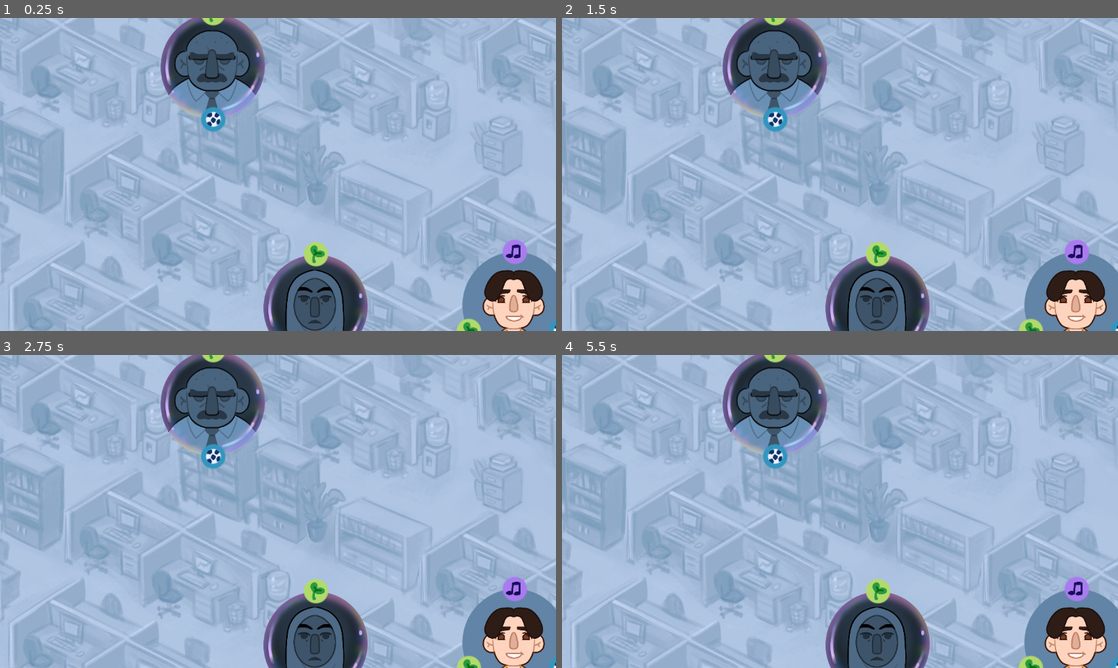
Above: before the commit, frames 1-4 (two rows, left to right).
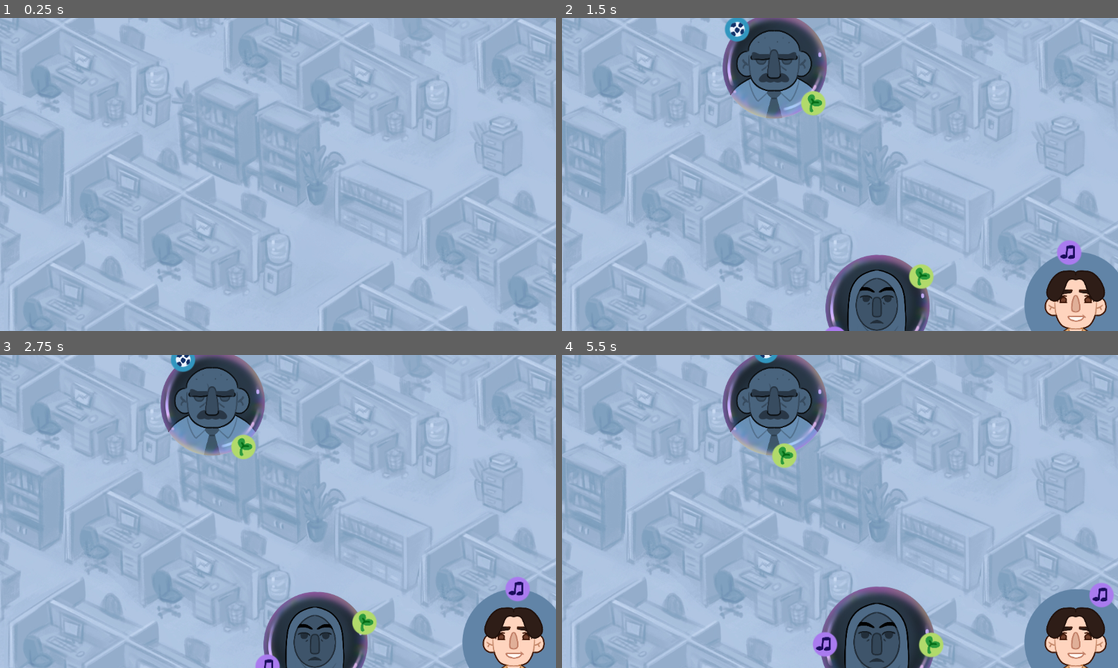
Above: after the commit, the same moments.

Repository: Andru7428/Teambuilding
Game: Godot game, scene res://main.tscn
Same seed, same stepped clock (60 frames per second), same inputs: the game is played once before the commit and once after it.
Inputs (mouse positions are in pixels of both pictures, inside the frame that each line leads up to):
- Up to frame 1 (0.25 s): no input
- Up to frame 2 (1.5 s): move the mouse to (1079, 305) at 0.52 s; press the mouse at (1079, 305) at 0.53 s; move the mouse to (1079, 305) at 1.27 s; release the mouse at (1079, 305) at 1.28 s; click (1079, 305) at 1.35 s
- Up to frame 3 (2.75 s): move the mouse to (517, 589) at 2.02 s; press the mouse at (517, 589) at 2.03 s
- Up to frame 4 (5.5 s): move the mouse to (773, 401) at 2.77 s; release the mouse at (773, 401) at 2.78 s; click (773, 401) at 2.85 s; press the mouse at (773, 401) at 3.53 s; move the mouse to (773, 455) at 4.27 s; release the mouse at (773, 455) at 4.28 s; click (773, 455) at 4.35 s; move the mouse to (878, 642) at 5.02 s; press the mouse at (878, 642) at 5.03 s

The runs differ from the first frame. In frame 1, 13% of the frame differs, in the area x 28-100%, y 0-100%; in frame 2, 2.0%; in frame 3, 1.9%; in frame 4, 3.9%.

Commit message:
Добавлены этапе

Diff:
--- a/bubbles/stage_1/bubble_1.tres
+++ b/bubbles/stage_1/bubble_1.tres
@@ -6,11 +6,10 @@
 [ext_resource type="Resource" uid="uid://kto7fn6m8nav" path="res://interests/music.tres" id="3_6jqj4"]
 [ext_resource type="Resource" uid="uid://cmnj6n0thkrdw" path="res://interests/sport.tres" id="4_w4i57"]
 [ext_resource type="Script" path="res://custom_resources/bubble_data.gd" id="5_ecpy2"]
-[ext_resource type="Resource" uid="uid://btgjfoki7boxa" path="res://interests/plants.tres" id="5_fqdto"]
 
 [resource]
 script = ExtResource("5_ecpy2")
 art_sad = ExtResource("2_ptvki")
 art_happy = ExtResource("1_a0h68")
-interests = Array[ExtResource("1_q4tfh")]([ExtResource("3_6jqj4"), ExtResource("4_w4i57"), ExtResource("5_fqdto")])
+interests = Array[ExtResource("1_q4tfh")]([ExtResource("3_6jqj4"), ExtResource("4_w4i57")])
 main = true
--- a/interests/music.tres
+++ b/interests/music.tres
@@ -5,5 +5,4 @@
 
 [resource]
 script = ExtResource("2_ojfo2")
-id = 0
 art = ExtResource("1_p46pb")
--- a/interests/plants.tres
+++ b/interests/plants.tres
@@ -5,5 +5,4 @@
 
 [resource]
 script = ExtResource("2_6ju5x")
-id = 0
 art = ExtResource("1_fet02")
--- a/main.gd
+++ b/main.gd
@@ -34,6 +34,7 @@
 				targeted_bubble.dragging = true
 				dragged_bubble = targeted_bubble
 				current_state = States.DRAGGING
+				$StartDragging.play()
 
 
 	if event.is_action_released("left_mouse"):
--- a/main.tscn
+++ b/main.tscn
@@ -6,8 +6,13 @@
 [ext_resource type="PackedScene" uid="uid://dggbo8v7of0vs" path="res://scenes/connection_line/connection_line.tscn" id="3_jey7f"]
 [ext_resource type="Script" path="res://custom_resources/stage.gd" id="4_x8dlc"]
 [ext_resource type="Resource" uid="uid://dj58b7oyiuxsc" path="res://stages/stage_1.tres" id="5_mafwm"]
+[ext_resource type="Resource" uid="uid://bp7rgwbkxdkx1" path="res://stages/stage_2.tres" id="6_c6ylm"]
+[ext_resource type="Resource" uid="uid://dnwl5gh1ll0nd" path="res://stages/stage_3.tres" id="7_aflnx"]
+[ext_resource type="Resource" uid="uid://b485p8ecno3ke" path="res://stages/stage_4.tres" id="8_sh0hu"]
 [ext_resource type="Texture2D" uid="uid://bcr4jm52d4y7s" path="res://assets/UI/Иконка_телефона_для_обучения(1).png" id="9_3o2cu"]
+[ext_resource type="Resource" uid="uid://dovo4yllqt5xx" path="res://stages/stage_5.tres" id="9_un7d5"]
 [ext_resource type="Texture2D" uid="uid://bvo75om4orsxr" path="res://assets/UI/шестерня(1).png" id="10_c04jh"]
+[ext_resource type="Resource" uid="uid://cyuap37mb4t8f" path="res://stages/stage_6.tres" id="10_vajlo"]
 [ext_resource type="Texture2D" uid="uid://c8lnsiscsn8mp" path="res://assets/UI/Телфон(1).png" id="11_6imnq"]
 [ext_resource type="Texture2D" uid="uid://cbp2mdkvff3l8" path="res://assets/UI/сообщение_1(1).png" id="12_qqu2y"]
 [ext_resource type="Texture2D" uid="uid://c6yl3ds5rcwb3" path="res://assets/UI/сообщение_2(1).png" id="13_28ad4"]
@@ -18,7 +23,10 @@
 [ext_resource type="Texture2D" uid="uid://djaytw2f43aij" path="res://assets/UI/кнопка_начать(3).png" id="18_7ixh7"]
 [ext_resource type="Texture2D" uid="uid://b6a5xhj4j0dk5" path="res://assets/UI/кнопка_начать(4).png" id="19_fw7vg"]
 [ext_resource type="Texture2D" uid="uid://cmjlkqhubika6" path="res://assets/UI/кнопка_начать(5).png" id="20_4db2g"]
+[ext_resource type="AudioStream" uid="uid://cexdtiai8ynb" path="res://assets/SFX/objedinenie.ogg.mp3" id="20_wld1q"]
+[ext_resource type="AudioStream" uid="uid://buxina0ib1f4h" path="res://assets/music/fon.ogg.mp3" id="21_8l1br"]
 [ext_resource type="Texture2D" uid="uid://0n6o0mbmlaak" path="res://assets/UI/кнопка_начать(6).png" id="21_ab0m7"]
+[ext_resource type="AudioStream" uid="uid://nxwl15ewrs83" path="res://assets/music/zwukofisa.ogg.mp3" id="22_os0j2"]
 
 [sub_resource type="SpriteFrames" id="SpriteFrames_sc78m"]
 animations = [{
@@ -49,11 +57,19 @@
 "speed": 20.0
 }]
 
+[sub_resource type="Animation" id="Animation_3fpb5"]
+resource_name = "phone"
+
+[sub_resource type="AnimationLibrary" id="AnimationLibrary_segve"]
+_data = {
+"phone": SubResource("Animation_3fpb5")
+}
+
 [node name="Main" type="Node"]
 script = ExtResource("1_7v5kq")
 bubble_scene = ExtResource("2_aa7kx")
 connection_line_scene = ExtResource("3_jey7f")
-stages = Array[ExtResource("4_x8dlc")]([ExtResource("5_mafwm")])
+stages = Array[ExtResource("4_x8dlc")]([ExtResource("5_mafwm"), ExtResource("6_c6ylm"), ExtResource("7_aflnx"), ExtResource("8_sh0hu"), ExtResource("9_un7d5"), ExtResource("10_vajlo")])
 
 [node name="Фон" type="Sprite2D" parent="."]
 z_index = -2
@@ -99,3 +115,55 @@
 [node name="ИконкаТелефонаДляОбучения(1)" type="Sprite2D" parent="CanvasLayer"]
 position = Vector2(1092, 576)
 texture = ExtResource("9_3o2cu")
+
+[node name="CanvasLayer2" type="CanvasLayer" parent="."]
+visible = false
+
+[node name="ColorRect" type="ColorRect" parent="CanvasLayer2"]
+anchors_preset = 15
+anchor_right = 1.0
+anchor_bottom = 1.0
+grow_horizontal = 2
+grow_vertical = 2
+color = Color(0, 0, 0, 0.639216)
+
+[node name="Phone" type="Sprite2D" parent="CanvasLayer2"]
+position = Vector2(1176, 848)
+rotation = 1.57079
+texture = ExtResource("11_6imnq")
+metadata/_edit_group_ = true
+
+[node name="Message1" type="Sprite2D" parent="CanvasLayer2/Phone"]
+position = Vector2(0, -120)
+texture = ExtResource("12_qqu2y")
+
+[node name="Message2" type="Sprite2D" parent="CanvasLayer2/Phone"]
+position = Vector2(40, -35)
+texture = ExtResource("13_28ad4")
+
+[node name="Message3" type="Sprite2D" parent="CanvasLayer2/Phone"]
+position = Vector2(0, 72)
+texture = ExtResource("14_dw8lf")
+
+[node name="Message4" type="Sprite2D" parent="CanvasLayer2/Phone"]
+position = Vector2(32, 160)
+texture = ExtResource("15_y1v3b")
+
+[node name="AnimationPlayer" type="AnimationPlayer" parent="CanvasLayer2"]
+libraries = {
+"": SubResource("AnimationLibrary_segve")
+}
+
+[node name="StartDragging" type="AudioStreamPlayer2D" parent="."]
+stream = ExtResource("20_wld1q")
+volume_db = -5.0
+
+[node name="Music" type="AudioStreamPlayer2D" parent="."]
+stream = ExtResource("21_8l1br")
+autoplay = true
+parameters/looping = true
+
+[node name="Ambient" type="AudioStreamPlayer2D" parent="."]
+stream = ExtResource("22_os0j2")
+autoplay = true
+parameters/looping = true
--- a/scenes/bubble/bubble.gd
+++ b/scenes/bubble/bubble.gd
@@ -8,6 +8,7 @@
 signal state_changed
 
 @export var bubble_data: BubbleData : set = _set_node_data
+@export var visuals: Node2D
 @export var bubble: Sprite2D
 @export var art: Sprite2D
 @export var interest_scene: PackedScene
@@ -16,6 +17,36 @@
 var dragging = false
 var happy := false : set = _set_happy
 var connected_to_main := false
+
+var rot := 0.0
+var rot_speed := PI / 20
+
+
+func _ready() -> void:
+	hide()
+	await get_tree().create_timer(randf()).timeout
+	show()
+	rot = randf() * 2 * PI
+	$NewSound.play()
+
+func _process(delta: float) -> void:
+	if dragging:
+		visuals.scale = visuals.scale.move_toward(Vector2(1.1, 1.1), 0.01)
+	else:
+		visuals.scale = visuals.scale.move_toward(Vector2(1, 1), 0.01)
+
+	for interest in interests:
+		if interest.connected():
+			return
+
+
+	var step = 2 * PI / len(bubble_data.interests)
+	for i in range(len(interests)):
+		var interest = interests[i]
+		interest.position = Vector2(sin(i * step + rot), -cos(i * step + rot)) * RADIUS
+	rot = fmod(rot + rot_speed * delta, 2 * PI)
+
+
 
 func _physics_process(delta: float) -> void:
 	if dragging:
@@ -79,14 +110,19 @@
 
 
 func _set_happy(value: bool):
+	if !value and happy:
+		$NotHappySound.play()
 	happy = value
 	if happy:
 		art.texture = bubble_data.art_happy
 		bubble.hide()
 		state_changed.emit()
+		if not bubble_data.main:
+			$PopSound.play()
 	else:
 		art.texture = bubble_data.art_sad
 		bubble.show()
+
 
 
 func get_neighbours() -> Array[Bubble]:
--- a/scenes/bubble/bubble.tscn
+++ b/scenes/bubble/bubble.tscn
@@ -1,9 +1,12 @@
-[gd_scene load_steps=7 format=3 uid="uid://bhs4f64u7oqsv"]
+[gd_scene load_steps=10 format=3 uid="uid://bhs4f64u7oqsv"]
 
 [ext_resource type="Script" path="res://scenes/bubble/bubble.gd" id="1_hmjej"]
 [ext_resource type="PackedScene" uid="uid://boambdev0eyrd" path="res://scenes/interest/interest.tscn" id="2_6ca8x"]
-[ext_resource type="Texture2D" uid="uid://dacgrh4tlvy1q" path="res://assets/bubbles/blonde2.png" id="3_3qnpw"]
-[ext_resource type="Texture2D" uid="uid://c527ll3wxj5xi" path="res://assets/bubbles/bubble.png" id="4_c52kd"]
+[ext_resource type="Texture2D" uid="uid://dacgrh4tlvy1q" path="res://assets/bubbles/blonde2.PNG" id="3_3qnpw"]
+[ext_resource type="Texture2D" uid="uid://c527ll3wxj5xi" path="res://assets/bubbles/bubble.PNG" id="4_c52kd"]
+[ext_resource type="AudioStream" uid="uid://byanaqei4w3ol" path="res://assets/SFX/puzirlopnul.ogg.mp3" id="5_lbsdh"]
+[ext_resource type="AudioStream" uid="uid://7thantmikkw6" path="res://assets/SFX/razrivpuzirya.ogg.mp3" id="6_t88d1"]
+[ext_resource type="AudioStream" uid="uid://bn88nmxc78ubp" path="res://assets/SFX/novijchelovek.ogg.mp3" id="7_1i3ne"]
 
 [sub_resource type="CircleShape2D" id="CircleShape2D_gcouu"]
 radius = 110.0
@@ -11,17 +14,20 @@
 [sub_resource type="CircleShape2D" id="CircleShape2D_1654c"]
 radius = 110.0
 
-[node name="Bubble" type="RigidBody2D" node_paths=PackedStringArray("bubble", "art") groups=["bubble"]]
+[node name="Bubble" type="RigidBody2D" node_paths=PackedStringArray("visuals", "bubble", "art") groups=["bubble"]]
 lock_rotation = true
 script = ExtResource("1_hmjej")
-bubble = NodePath("Bubble")
-art = NodePath("Art")
+visuals = NodePath("Visuals")
+bubble = NodePath("Visuals/Bubble")
+art = NodePath("Visuals/Art")
 interest_scene = ExtResource("2_6ca8x")
 
-[node name="Art" type="Sprite2D" parent="."]
+[node name="Visuals" type="Node2D" parent="."]
+
+[node name="Art" type="Sprite2D" parent="Visuals"]
 texture = ExtResource("3_3qnpw")
 
-[node name="Bubble" type="Sprite2D" parent="."]
+[node name="Bubble" type="Sprite2D" parent="Visuals"]
 texture = ExtResource("4_c52kd")
 
 [node name="CollisionShape2D" type="CollisionShape2D" parent="."]
@@ -32,6 +38,17 @@
 [node name="CollisionShape2D" type="CollisionShape2D" parent="Area2D"]
 shape = SubResource("CircleShape2D_1654c")
 
+[node name="PopSound" type="AudioStreamPlayer2D" parent="."]
+stream = ExtResource("5_lbsdh")
+volume_db = -10.0
+
+[node name="NotHappySound" type="AudioStreamPlayer2D" parent="."]
+stream = ExtResource("6_t88d1")
+
+[node name="NewSound" type="AudioStreamPlayer2D" parent="."]
+stream = ExtResource("7_1i3ne")
+volume_db = -10.0
+
 [connection signal="mouse_entered" from="." to="." method="_on_mouse_entered"]
 [connection signal="mouse_exited" from="." to="." method="_on_mouse_exited"]
 [connection signal="mouse_entered" from="Area2D" to="." method="_on_area_2d_mouse_entered"]
--- /dev/null
+++ b/stages/stage_2.tres
@@ -0,0 +1,10 @@
+[gd_resource type="Resource" script_class="Stage" load_steps=5 format=3 uid="uid://bp7rgwbkxdkx1"]
+
+[ext_resource type="Script" path="res://custom_resources/bubble_data.gd" id="1_a330h"]
+[ext_resource type="Script" path="res://custom_resources/stage.gd" id="2_6gsjy"]
+[ext_resource type="Resource" uid="uid://onglmm3ovqtn" path="res://bubbles/stage_2/bubble_1.tres" id="2_abqb1"]
+[ext_resource type="Resource" uid="uid://dbxuhuyy06ab4" path="res://bubbles/stage_2/bubble_2.tres" id="3_8nw06"]
+
+[resource]
+script = ExtResource("2_6gsjy")
+new_bubbles = Array[ExtResource("1_a330h")]([ExtResource("2_abqb1"), ExtResource("3_8nw06")])
--- /dev/null
+++ b/stages/stage_3.tres
@@ -0,0 +1,11 @@
+[gd_resource type="Resource" script_class="Stage" load_steps=6 format=3 uid="uid://dnwl5gh1ll0nd"]
+
+[ext_resource type="Script" path="res://custom_resources/bubble_data.gd" id="1_7vues"]
+[ext_resource type="Resource" uid="uid://dljoio2s375xy" path="res://bubbles/stage_3/bubble_1.tres" id="2_dsreb"]
+[ext_resource type="Script" path="res://custom_resources/stage.gd" id="2_yuykg"]
+[ext_resource type="Resource" uid="uid://dtqq1syxksdlv" path="res://bubbles/stage_3/bubble_2.tres" id="3_31rkp"]
+[ext_resource type="Resource" uid="uid://naqidj58m7jg" path="res://bubbles/stage_3/bubble_3.tres" id="4_ulukq"]
+
+[resource]
+script = ExtResource("2_yuykg")
+new_bubbles = Array[ExtResource("1_7vues")]([ExtResource("2_dsreb"), ExtResource("3_31rkp"), ExtResource("4_ulukq")])
--- /dev/null
+++ b/stages/stage_4.tres
@@ -0,0 +1,11 @@
+[gd_resource type="Resource" script_class="Stage" load_steps=6 format=3 uid="uid://b485p8ecno3ke"]
+
+[ext_resource type="Script" path="res://custom_resources/bubble_data.gd" id="1_bce0e"]
+[ext_resource type="Resource" uid="uid://dtg130mimcd7s" path="res://bubbles/stage_4/bubble_1.tres" id="2_hopay"]
+[ext_resource type="Script" path="res://custom_resources/stage.gd" id="2_ooa3d"]
+[ext_resource type="Resource" uid="uid://cmikst04k76m8" path="res://bubbles/stage_4/bubble_2.tres" id="3_61hq3"]
+[ext_resource type="Resource" uid="uid://crryhl4r2thw5" path="res://bubbles/stage_4/bubble_3.tres" id="4_ucaca"]
+
+[resource]
+script = ExtResource("2_ooa3d")
+new_bubbles = Array[ExtResource("1_bce0e")]([ExtResource("2_hopay"), ExtResource("3_61hq3"), ExtResource("4_ucaca")])
--- /dev/null
+++ b/stages/stage_5.tres
@@ -0,0 +1,11 @@
+[gd_resource type="Resource" script_class="Stage" load_steps=6 format=3 uid="uid://dovo4yllqt5xx"]
+
+[ext_resource type="Script" path="res://custom_resources/bubble_data.gd" id="1_kos6j"]
+[ext_resource type="Resource" uid="uid://1bfya6ej4ium" path="res://bubbles/stage_5/bubble_1.tres" id="2_j27hb"]
+[ext_resource type="Script" path="res://custom_resources/stage.gd" id="2_w6r6s"]
+[ext_resource type="Resource" uid="uid://bxvt0b4ls8syl" path="res://bubbles/stage_5/bubble_2.tres" id="3_e4r77"]
+[ext_resource type="Resource" uid="uid://grsbntl1sgx4" path="res://bubbles/stage_5/bubble_3.tres" id="4_okmoe"]
+
+[resource]
+script = ExtResource("2_w6r6s")
+new_bubbles = Array[ExtResource("1_kos6j")]([ExtResource("2_j27hb"), ExtResource("3_e4r77"), ExtResource("4_okmoe")])
--- /dev/null
+++ b/stages/stage_6.tres
@@ -0,0 +1,14 @@
+[gd_resource type="Resource" script_class="Stage" load_steps=9 format=3 uid="uid://cyuap37mb4t8f"]
+
+[ext_resource type="Script" path="res://custom_resources/bubble_data.gd" id="1_tjjvk"]
+[ext_resource type="Resource" uid="uid://c4ouuxc8bnby3" path="res://bubbles/stage_6/bubble_1.tres" id="2_3eln6"]
+[ext_resource type="Script" path="res://custom_resources/stage.gd" id="2_bom6l"]
+[ext_resource type="Resource" uid="uid://dfm43a4cmuq71" path="res://bubbles/stage_6/bubble_2.tres" id="3_qcttq"]
+[ext_resource type="Resource" uid="uid://drgftgly06xvh" path="res://bubbles/stage_6/bubble_3.tres" id="4_5sfu5"]
+[ext_resource type="Resource" uid="uid://erbck1lppoie" path="res://bubbles/stage_6/bubble_4.tres" id="5_61rgl"]
+[ext_resource type="Resource" path="res://bubbles/stage_6/bubble_5.tres" id="6_qyq4r"]
+[ext_resource type="Resource" path="res://bubbles/stage_6/bubble_6.tres" id="7_128ql"]
+
+[resource]
+script = ExtResource("2_bom6l")
+new_bubbles = Array[ExtResource("1_tjjvk")]([ExtResource("2_3eln6"), ExtResource("3_qcttq"), ExtResource("4_5sfu5"), ExtResource("5_61rgl"), ExtResource("6_qyq4r"), ExtResource("7_128ql")])
Not shown, changed: assets/SFX/objedinenie.ogg.mp3.import
Not shown, changed: assets/bubbles/blonde.png.import
Not shown, changed: assets/bubbles/blonde2.png.import
Not shown, changed: assets/bubbles/bubble.png.import
Not shown, changed: assets/bubbles/ded.png.import
Not shown, changed: assets/bubbles/ded2.png.import
Not shown, changed: assets/bubbles/hijab.png.import
Not shown, changed: assets/bubbles/hijab2.png.import
Not shown, added: assets/music/zwukofisa.ogg.mp3.import
Not shown: 1 places in bubbles/stage_1/bubble_1.tres that only renumber resources
Not shown: 1 places in bubbles/stage_3/bubble_4.tres that only renumber resources
Not shown: 1 places in main.tscn that only renumber resources
(and 1 more such lines)
